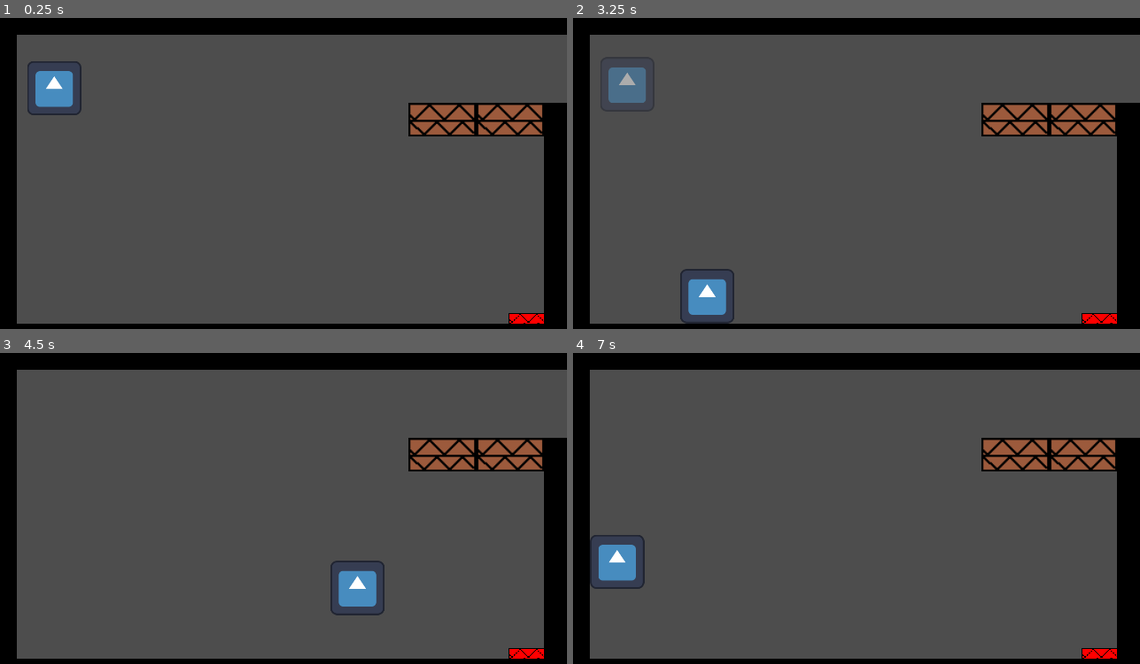
Above: before the commit, frames 1-4 (two rows, left to right).
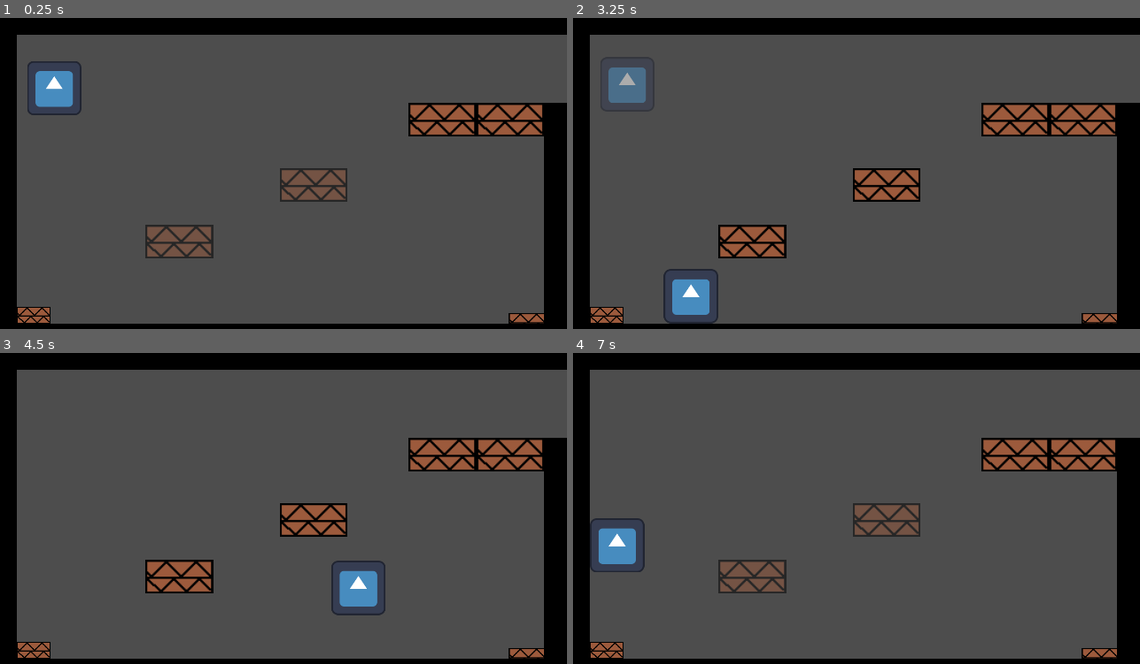
Above: after the commit, the same moments.

Repository: Phobos43/Gamejam
Game: Godot game, scene res://Scenes/Levels/Level2.tscn
Two runs of this game, one before a commit and one after it. Both use one fixed random seed, a clock stepped at 60 frames per second and the inputs below. The project has no main scene, so this scene is started directly. The engine's default icon, where the game draws it, is replaced by a stand-in: a white triangle on a blue panel in a dark square.
Inputs:
- Up to frame 1 (0.25 s): no input
- Up to frame 2 (3.25 s): hold Right (move_right) 0.53-2.03 s; tap O (OP) at 0.6, 2.85 s; tap W (jump) at 0.77, 1.52, 3.02 s; tap Down (crouch) at 1.35 s; tap Enter at 2 s; hold A (move_left) 2.03-2.78 s; tap E (interact) at 2.1 s; hold Right (move_right) from 2.78 s (still down)
- Up to frame 3 (4.5 s): hold Down (crouch) 3.53-4.28 s; tap W (jump) at 3.77 s; release Right (move_right) at 4.28 s; hold A (move_left) from 4.28 s (still down); tap E (interact) at 4.35 s
- Up to frame 4 (7 s): tap W (jump) at 4.52, 6.02, 6.77 s; release A (move_left) at 5.03 s; hold Right (move_right) 5.03-5.78 s; tap O (OP) at 5.1 s; hold A (move_left) from 5.78 s (still down); tap Down (crouch) at 5.85 s; tap E (interact) at 6.6 s

The runs differ from the first frame. In frame 1, 2.9% of the frame differs, in the area x 2-96%, y 48-99%; in frame 2, 4.1%; in frame 3, 3.2%; in frame 4, 3.9%.

Commit message:
Allowed platforms to "toggle" on and off when player dies

Diff:
--- a/Scenes/Levels/Level2.tscn
+++ b/Scenes/Levels/Level2.tscn
@@ -162,3 +162,21 @@
 position = Vector2(992, 574)
 sprite = ExtResource("5_ipaot")
 sprite_scale = 1.09
+
+[node name="Platform3" parent="." unique_id=794380766 instance=ExtResource("4_d1swa")]
+position = Vector2(63, 561)
+sprite = ExtResource("5_ipaot")
+
+[node name="Platform4" parent="." unique_id=217885390 instance=ExtResource("4_d1swa")]
+modulate = Color(1, 1, 1, 0.5)
+position = Vector2(337, 422)
+sprite = ExtResource("5_ipaot")
+sprite_scale = 2.0
+platform_state = 2
+
+[node name="Platform5" parent="." unique_id=19705297 instance=ExtResource("4_d1swa")]
+modulate = Color(1, 1, 1, 0.5)
+position = Vector2(590, 315)
+sprite = ExtResource("5_ipaot")
+sprite_scale = 2.0
+platform_state = 2
--- a/Scripts/DeclarationScripts/GlobalClasses.gd
+++ b/Scripts/DeclarationScripts/Globals.gd
@@ -4,3 +4,5 @@
 	var player_pos : Vector2
 	var is_crouched : bool
 	var is_collidable : bool
+
+var is_player_alive := true
--- a/Scripts/DeclarationScripts/textureScript.gd
+++ b/Scripts/DeclarationScripts/textureScript.gd
@@ -1,5 +1,11 @@
 extends Node2D
 class_name TextureComponent
+
+enum World {
+	Constant,
+	Alive,
+	Dead
+}
 
 @export var sprite : Texture2D:
 	set(val):
@@ -9,9 +15,17 @@
 	set(val):
 		sprite_scale = abs(val)
 		refresh(collision_node)
+@export var platform_state : World = World.Constant:
+	set(val):
+		platform_state = val
+		update_platform_hitbox(true)
 var platform_size : Vector2
+var collision_node : CollisionShape2D
 
-var collision_node : CollisionShape2D
+func _process(_delta: float) -> void:
+	update_platform_hitbox(Global.is_player_alive)
+
+
 func refresh(collision_param_node : CollisionShape2D) -> void:
 	if !collision_param_node: return
 	collision_node = collision_param_node
@@ -22,3 +36,22 @@
 		var collision = RectangleShape2D.new()
 		collision.size = platform_size * sprite_scale
 		collision_node.shape = collision
+
+func update_platform_hitbox(is_player_dead:bool):
+	if !collision_node: return
+	if platform_state == World.Constant:
+		collision_node.disabled = false
+		modulate = Color(1, 1, 1, 1)
+		return
+	if is_player_dead:
+		collision_node.disabled = platform_state
+		if platform_state == World.Alive:
+			modulate = Color(1, 1, 1, 1)
+		else:
+			modulate = Color(1, 1, 1, 0.5)
+	else:
+		collision_node.disabled = !platform_state
+		if platform_state == World.Dead:
+			modulate = Color(1, 1, 1, 1)
+		else:
+			modulate = Color(1, 1, 1, 0.5)
--- a/Scripts/level_manager.gd
+++ b/Scripts/level_manager.gd
@@ -6,7 +6,6 @@
 var level_end : LevelEnd
 
 # --- World status ---
-var is_player_dead := false
 var alive_playback_frame := 0
 var alive_playback : Array[WorldState] = []
 
@@ -43,14 +42,19 @@
 			node.activated.connect(signal_activated)
 			known_group_ids[node.group_id_activation] = false
 
+		if node.is_class("TextureComponent"):
+			node.update_platform_hitbox(true)
+
 	group_id_timed_activation = known_group_ids.duplicate()
 	# Create and prepare a shadow
 	shadow = load("res://Scenes/shadow.tscn").instantiate()
 	add_child(shadow)
 	shadow.hide()
 
+
+
 func _physics_process(_delta: float) -> void:
-	if not is_player_dead:
+	if Global.is_player_alive:
 		var p_state = PlayerState.new()
 		p_state.player_pos = player.global_position
 		p_state.is_crouched = player.is_crouched
@@ -103,11 +107,13 @@
 			node.toggled = false
 
 func player_died():
-	if is_player_dead:
+	if not Global.is_player_alive:
+		Global.is_player_alive = true
 		get_tree().reload_current_scene.call_deferred()
 	else:
-		is_player_dead = true
+		Global.is_player_alive = false
 		player.global_position = player_init_pos
+
 
 func next_level():
 	get_tree().change_scene_to_file.call_deferred("res://Scenes/Levels/Level2.tscn")
--- a/project.godot
+++ b/project.godot
@@ -16,7 +16,7 @@
 
 [autoload]
 
-PlayerPosClass="*uid://birx3trfhucka"
+Global="*uid://birx3trfhucka"
 
 [display]
 
Renamed: Scripts/DeclarationScripts/GlobalClasses.gd.uid -> Scripts/DeclarationScripts/Globals.gd.uid
